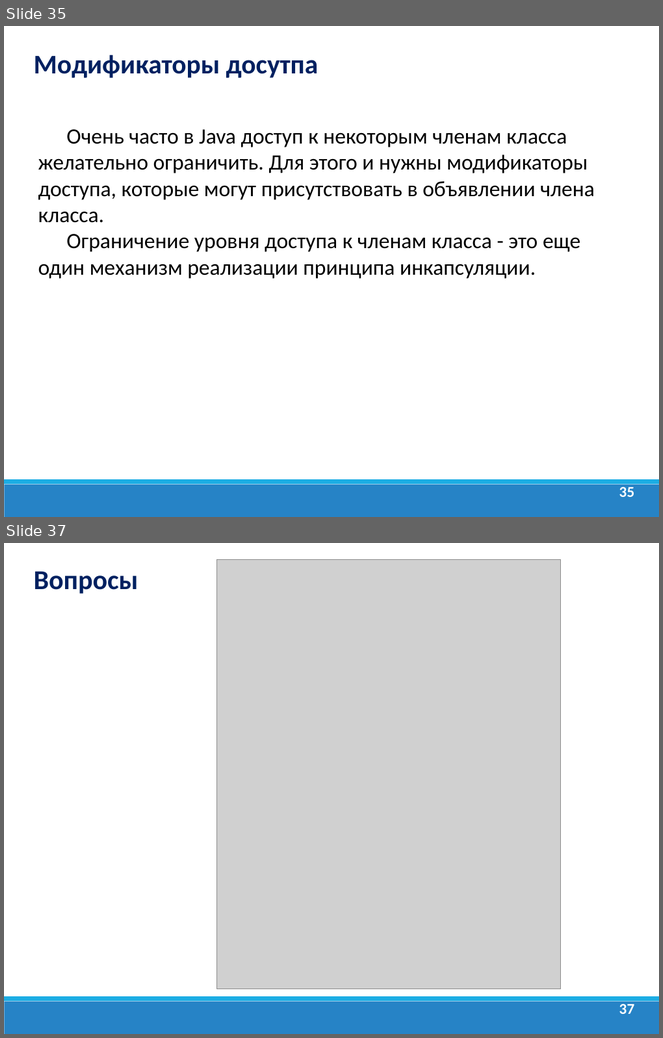
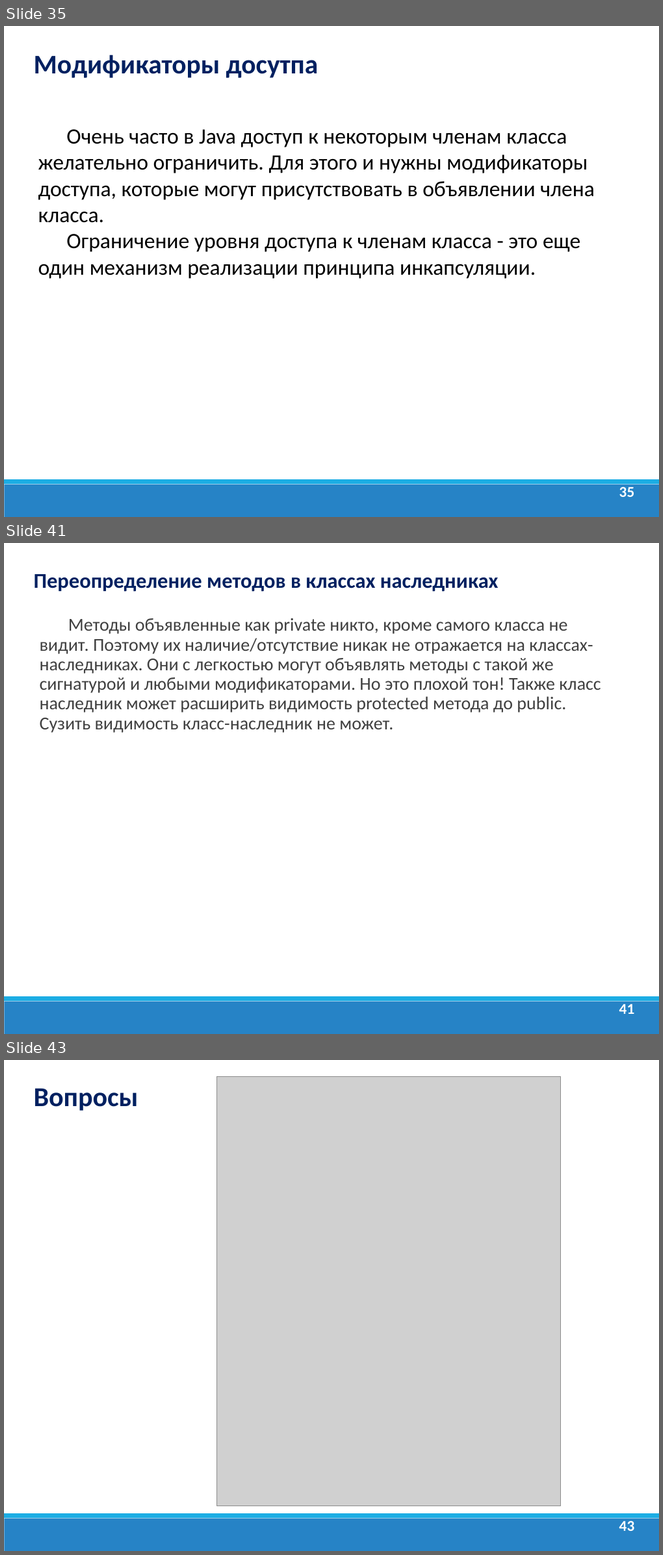
Before and after one commit to dmitry-academy/academy_5220, a slide deck: academy5220/resources/presentations/Java Lection 7. ООП.ppt. Shown one above the other, each under a label of ours: slides 35 and 37 before the commit, slides 35, 41 and 43 after it; the slides between them are not shown. The pictures are 663x1038 and 663x1555 pixels, drawn with LibreOffice and Linux fonts; fonts in the diff are those of the drawing; grey boxes stand for pictures; background and template pictures are left out. Boxes give left, top, right and bottom in pixels: in the first picture for what was removed or moved away, otherwise in the second. Text is boxed around its words. In the diff, an @@ line names an element or a change of style, - is before the commit and + after.

```diff
--- a/academy5220/resources/presentations/Java Lection 7. ООП.ppt
+++ b/academy5220/resources/presentations/Java Lection 7. ООП.ppt
@@ slide 41 added at box(4, 543, 659, 1034), background #FFFFFF; not listed: 2 template elements that a slide beside it also shows @@
@@ text added at box(34, 574, 499, 592), 23.2 pt, text #002060, bold @@
+Переопределение методов в классах наследниках
@@ text added at box(40, 618, 601, 733), 20 pt, text #404040 @@
+Методы объявленные как private никто, кроме самого класса не видит. Поэтому их наличие/отсутствие никак не отражается на классах-наследниках. Они с легкостью могут объявлять методы с такой же сигнатурой и любыми модификаторами. Но это плохой тон! Также класс наследник может расширить видимость protected метода до public. Сузить видимость класс-наследник не может.
@@ page number added at box(620, 1005, 635, 1014), 16.6 pt, text #FFFFFF, bold @@
+41
@@ what was slide 37 is now slide 43 @@
@@ page number at box(620, 1521, 635, 1531): text changed @@
-37
+43
```
Also in this commit, not shown: 2 slides changed, 5 other slides added, 11 other files.
